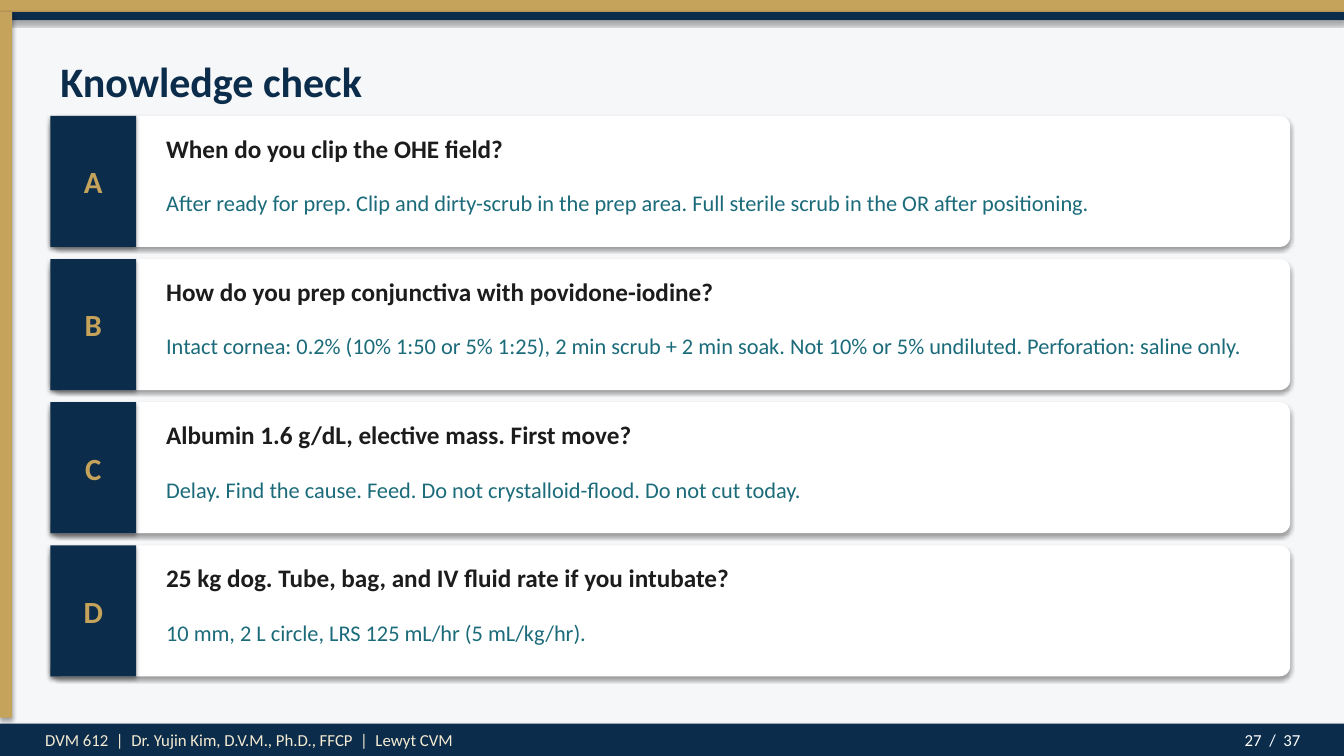
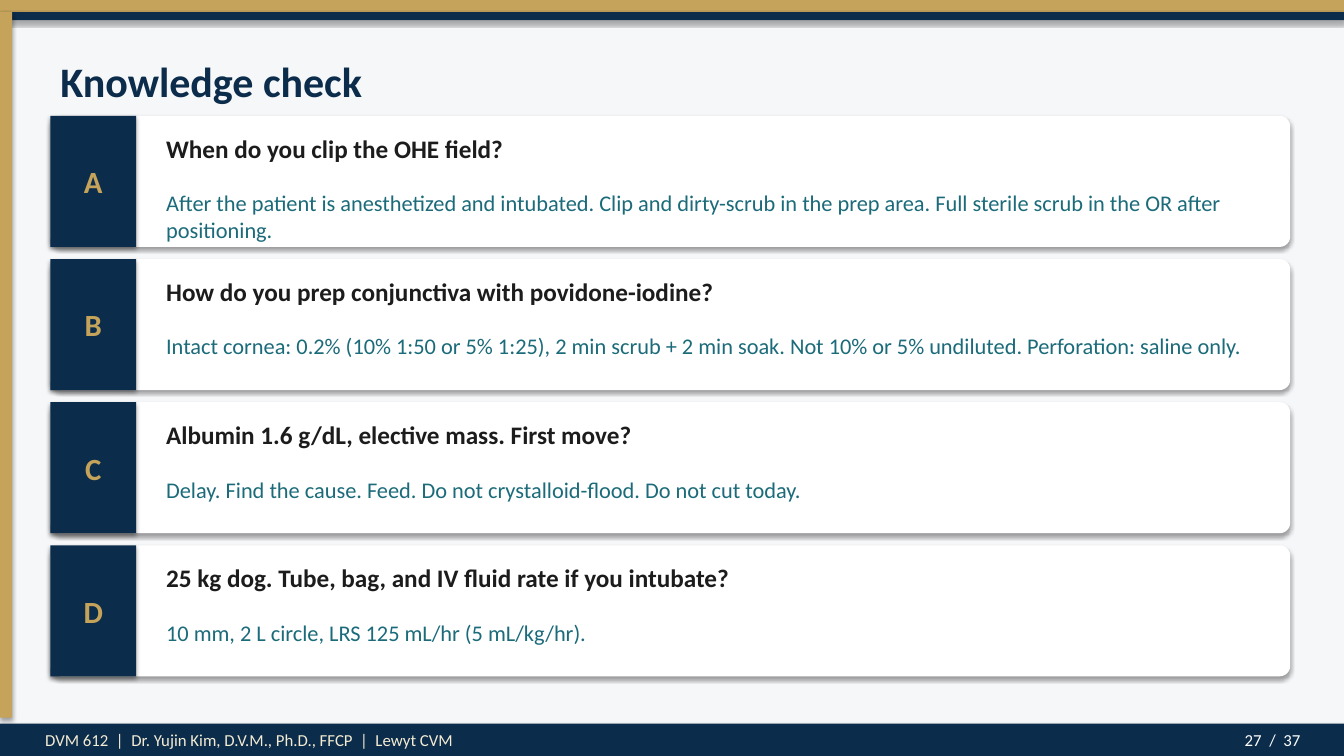
Before and after one commit to drkimvet/happycare, a slide deck: slide 27 of lectures/DVM-612_Week4_Preop_PatientPrep_Postop.pptx. Drawn at 1344x756 pixels with LibreOffice and Linux fonts; fonts in the diff are those of the drawing. Boxes give left, top, right and bottom in pixels: in the first picture for what was removed or moved away, otherwise in the second. Text is boxed around its words. In the diff, an @@ line names an element or a change of style, - is before the commit and + after.

```diff
--- a/lectures/DVM-612_Week4_Preop_PatientPrep_Postop.pptx
+++ b/lectures/DVM-612_Week4_Preop_PatientPrep_Postop.pptx
@@ text at box(166, 195, 1220, 242): text changed @@
-After ready for prep. Clip and dirty-scrub in the prep area. Full sterile scrub in the OR after positioning.
+After the patient is anesthetized and intubated. Clip and dirty-scrub in the prep area. Full sterile scrub in the OR after positioning.
```
Also in this commit, not shown: 1 other slide changed, 3 other files.
